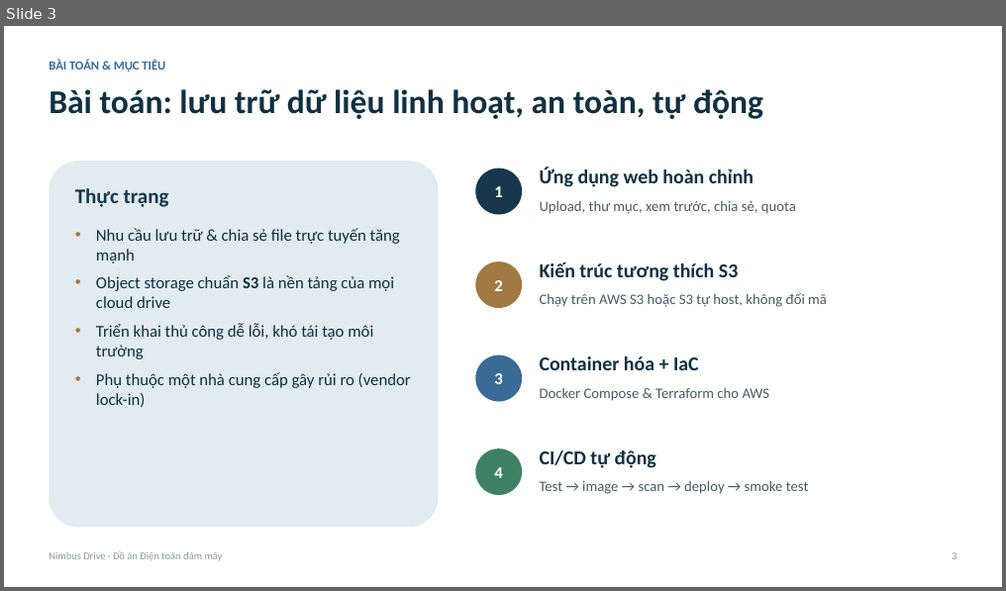
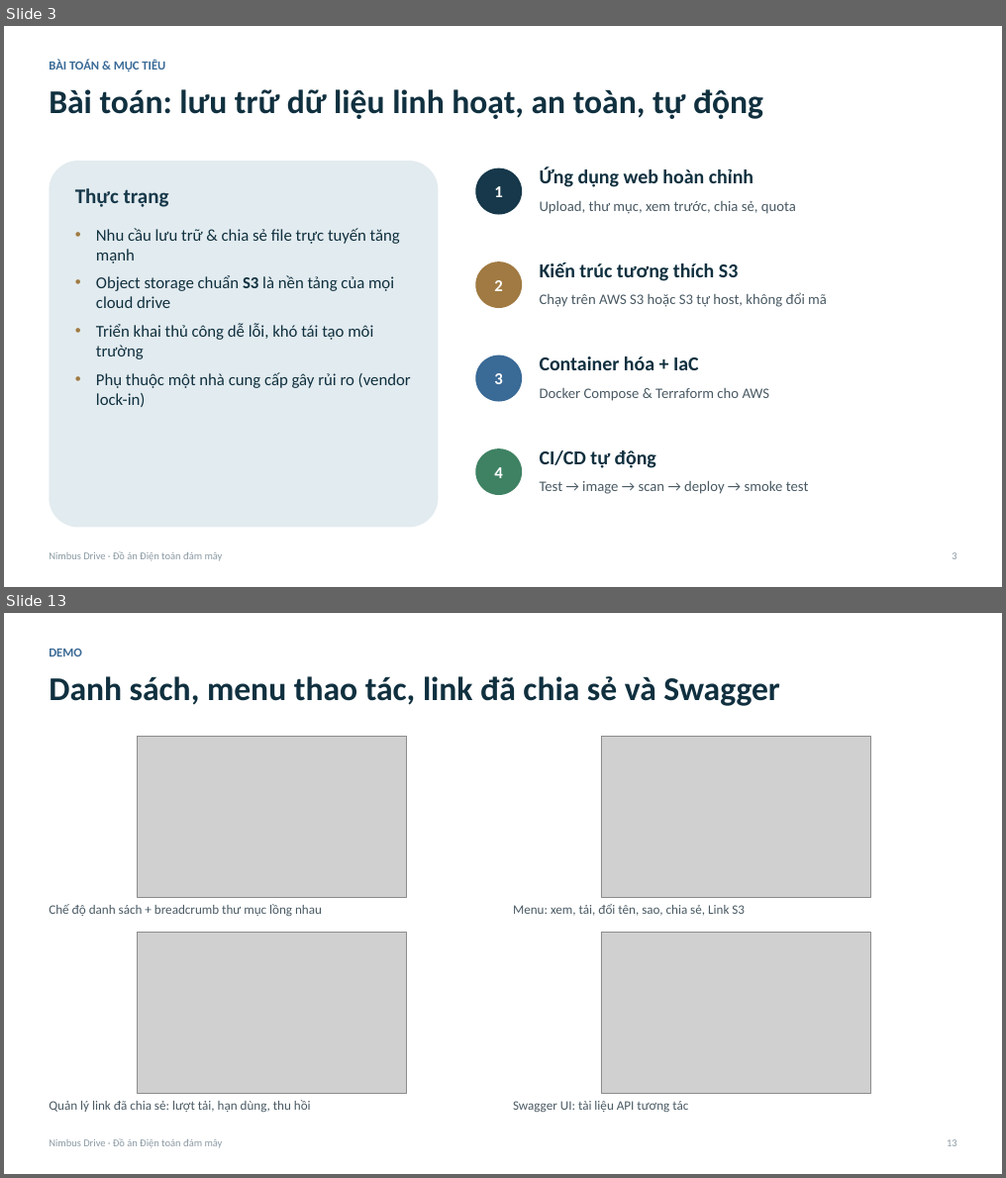
Before and after one commit to LeNhatHuyHyDrex/cloud-file-storage, a slide deck: docs/report/Slide_NimbusDrive.pptx. Shown one above the other, each under a label of ours: slide 3 before the commit, slides 3 and 13 after it; the slides between them are not shown. The pictures are 1006x591 and 1006x1178 pixels, drawn with LibreOffice and Linux fonts; fonts in the diff are those of the drawing; grey boxes stand for pictures. Boxes give left, top, right and bottom in pixels: in the first picture for what was removed or moved away, otherwise in the second. Text is boxed around its words. In the diff, an @@ line names an element or a change of style, - is before the commit and + after.

```diff
--- a/docs/report/Slide_NimbusDrive.pptx
+++ b/docs/report/Slide_NimbusDrive.pptx
@@ slide 13 added at (x1=4, y1=613, x2=1002, y2=1174), background #FFFFFF @@
@@ text added at (x1=49, y1=648, x2=82, y2=657), 12 pt, text #3A6A96, bold @@
+DEMO
@@ text added at (x1=49, y1=676, x2=779, y2=706), 32 pt, text #10303F, bold @@
+Danh sách, menu thao tác, link đã chia sẻ và Swagger
@@ picture added at (x1=137, y1=737, x2=406, y2=897) @@
@@ picture added at (x1=601, y1=737, x2=870, y2=897) @@
@@ text added at (x1=49, y1=904, x2=322, y2=916), 12.5 pt, text #4A5A64 @@
+Chế độ danh sách + breadcrumb thư mục lồng nhau
@@ text added at (x1=513, y1=904, x2=745, y2=916), 12.5 pt, text #4A5A64 @@
+Menu: xem, tải, đổi tên, sao, chia sẻ, Link S3
@@ picture added at (x1=137, y1=933, x2=406, y2=1093) @@
@@ picture added at (x1=601, y1=933, x2=870, y2=1093) @@
@@ text added at (x1=49, y1=1100, x2=311, y2=1112), 12.5 pt, text #4A5A64 @@
+Quản lý link đã chia sẻ: lượt tải, hạn dùng, thu hồi
@@ text added at (x1=513, y1=1101, x2=688, y2=1112), 12.5 pt, text #4A5A64 @@
+Swagger UI: tài liệu API tương tác
@@ text added at (x1=49, y1=1139, x2=223, y2=1149), 10 pt, text #8C9BA4 @@
+Nimbus Drive · Đồ án Điện toán đám mây
@@ text added at (x1=946, y1=1140, x2=957, y2=1147), 10 pt, text #8C9BA4 @@
+13
```
Also in this commit, not shown: 13 slides changed, 16 other slides added, 10 other files.
